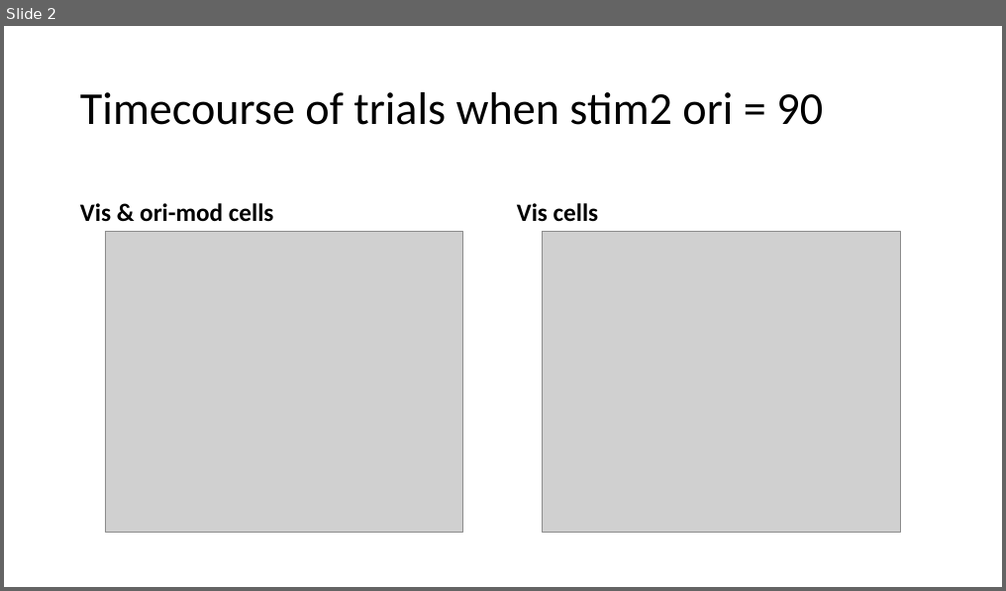
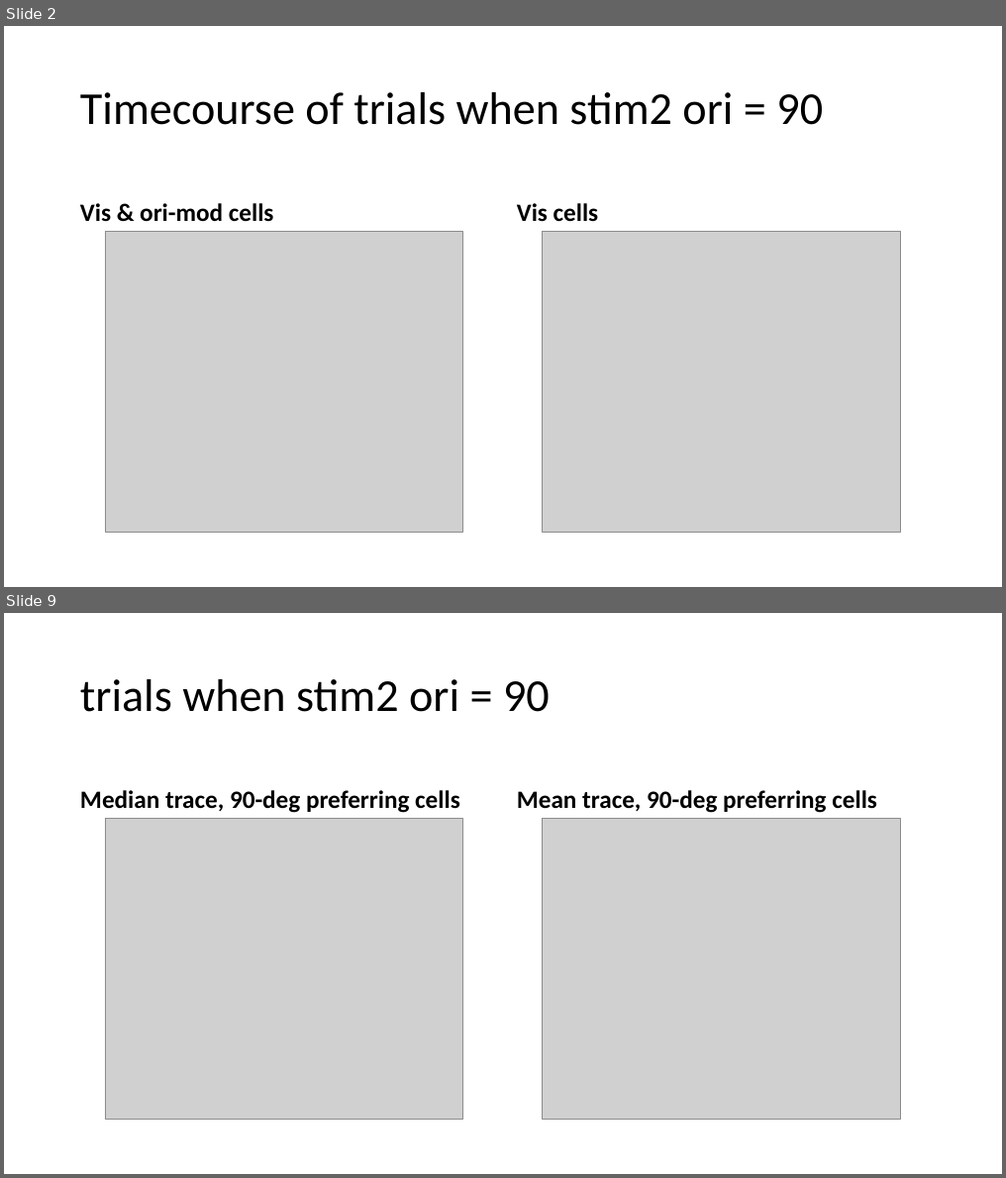
Before and after one commit to lanluo9/inter, a slide deck: results/tuning curve bias san check/TC.pptx. Shown one above the other, each under a label of ours: slide 2 before the commit, slides 2 and 9 after it; the slides between them are not shown. The pictures are 1006x591 and 1006x1178 pixels, drawn with LibreOffice and Linux fonts; fonts in the diff are those of the drawing; grey boxes stand for pictures. Boxes give left, top, right and bottom in pixels: in the first picture for what was removed or moved away, otherwise in the second. Text is boxed around its words. In the diff, an @@ line names an element or a change of style, - is before the commit and + after.

Commit message:
vis driven criteria adjust, and median vs mean trace

```diff
--- a/results/tuning curve bias san check/TC.pptx
+++ b/results/tuning curve bias san check/TC.pptx
@@ slide 9 added at (4,613,1002,1174), background #FFFFFF @@
@@ title added at (80,679,549,712), 44 pt, text #000000 @@
+trials when stim2 ori = 90
@@ text added at (80,790,460,813), 24 pt, text #000000, bold @@
+Median trace, 90-deg preferring cells
@@ text added at (517,790,877,813), 24 pt, text #000000, bold @@
+Mean trace, 90-deg preferring cells
@@ picture added at (105,818,463,1120) @@
@@ picture added at (543,818,900,1120) @@
```
Also in this commit, not shown: 6 other slides added, 10 other files.
